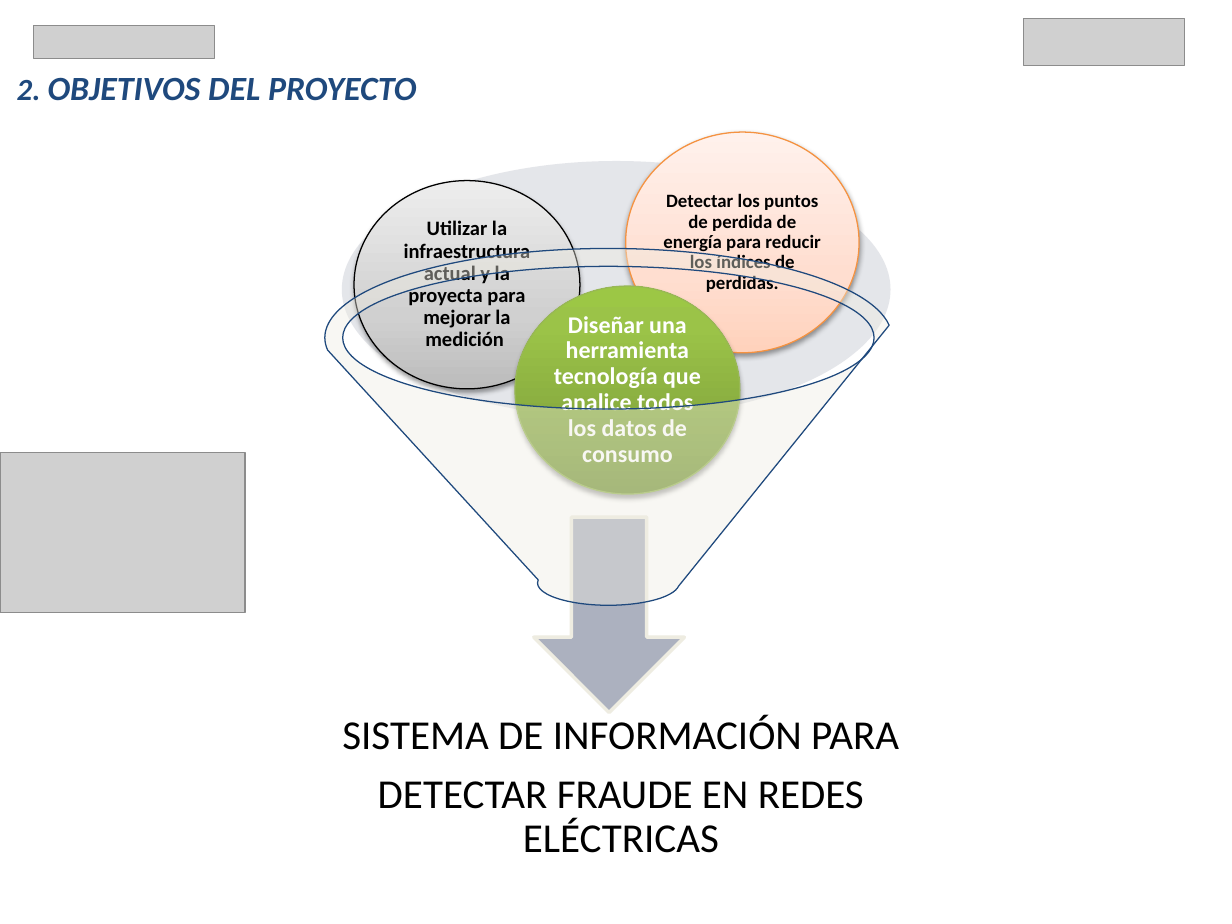
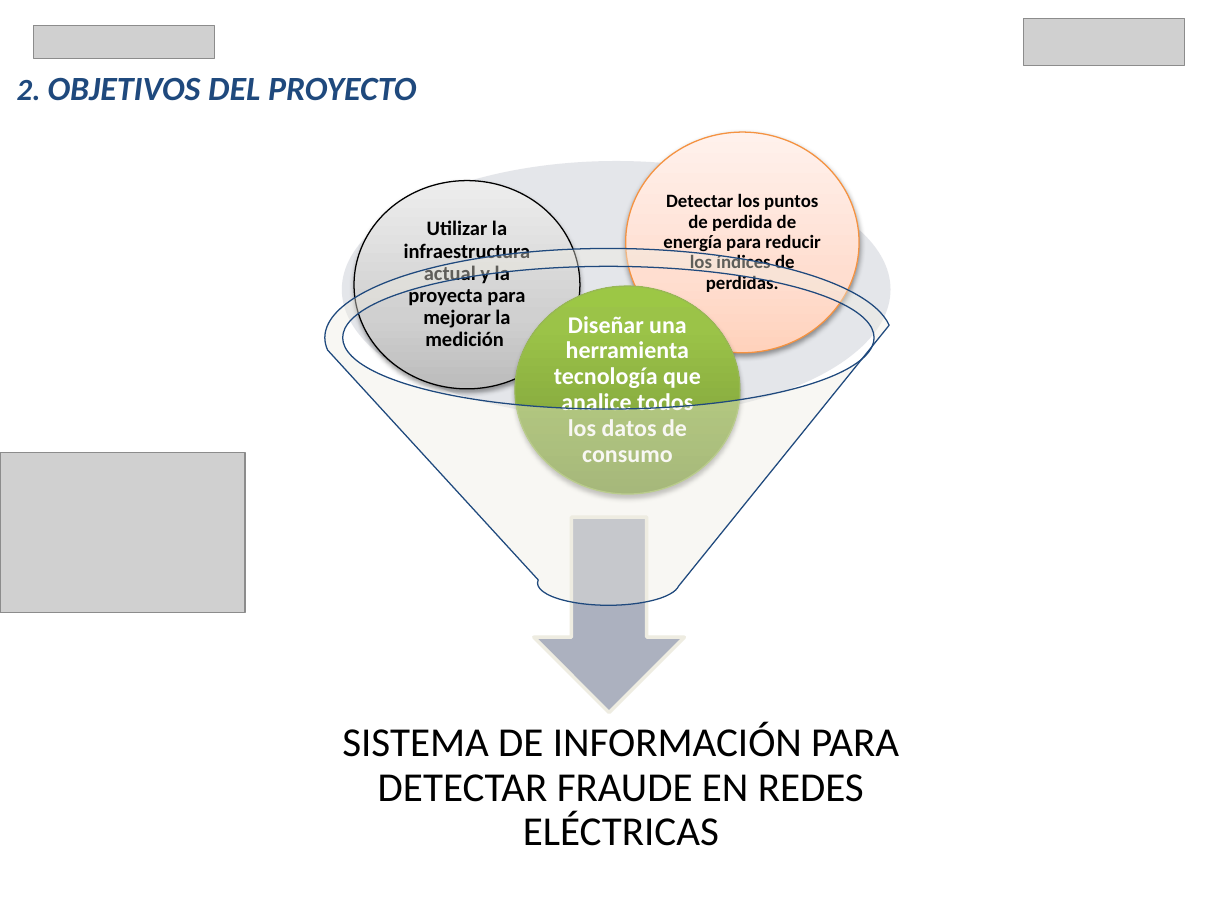
Before and after one commit to JuanCarlosReyesGuerrero/TFG_OBS, a slide deck: slide 3 of PresentacionTFM.pptx. Drawn at 1232x924 pixels with LibreOffice and Linux fonts; fonts in the diff are those of the drawing; grey boxes stand for pictures. Boxes give left, top, right and bottom in pixels: in the first picture for what was removed or moved away, otherwise in the second. Text is boxed around its words. In the diff, an @@ line names an element or a change of style, - is before the commit and + after.

```diff
--- a/PresentacionTFM.pptx
+++ b/PresentacionTFM.pptx
@@ text at [342,723,899,846]: text changed @@
-SISTEMA DE INFORMACIÓN PARA
-DETECTAR FRAUDE EN REDES ELÉCTRICAS
+SISTEMA DE INFORMACIÓN PARA DETECTAR FRAUDE EN REDES ELÉCTRICAS
```
Also in this commit, not shown: 1 other slide changed, 2 slides added.
